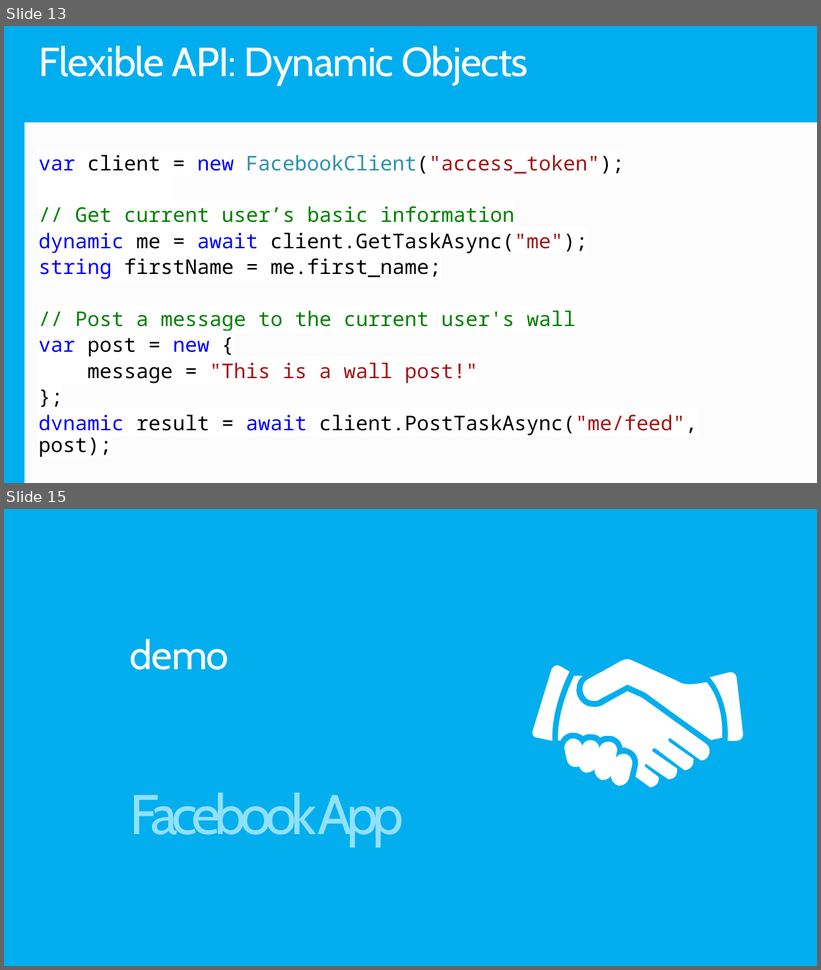
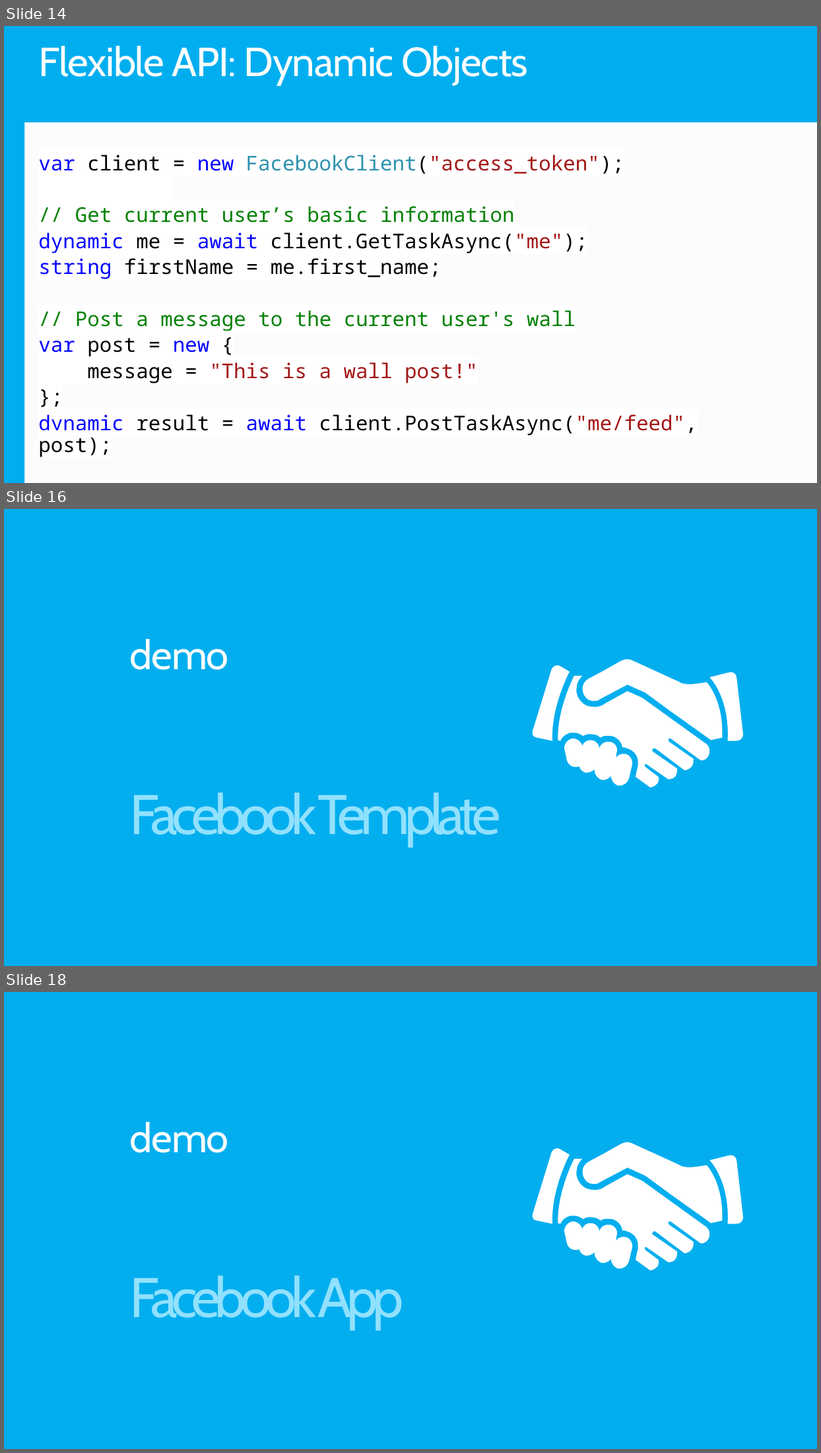
Before and after one commit to Microsoft-Web/PRESENTATION-BuildingSocialWebApps, a slide deck: BuildingSocialWebApps.pptx. Shown one above the other, each under a label of ours: slides 13 and 15 before the commit, slides 14, 16 and 18 after it; the slides between them are not shown. The pictures are 821x970 and 821x1453 pixels, drawn with LibreOffice and Linux fonts; fonts in the diff are those of the drawing. Boxes give left, top, right and bottom in pixels: in the first picture for what was removed or moved away, otherwise in the second. Text is boxed around its words. In the diff, an @@ line names an element or a change of style, - is before the commit and + after.

```diff
--- a/BuildingSocialWebApps.pptx
+++ b/BuildingSocialWebApps.pptx
@@ slide 16 added at box(4, 509, 817, 966), background #00AEEF; not listed: 5 template elements that a slide beside it also shows @@
@@ title added at box(130, 639, 229, 670), 48 pt, text #FFFFFF at 98% opacity @@
+demo
@@ text added at box(130, 793, 501, 847), 66 pt, text #93E2FF @@
+Facebook Template
@@ what was slide 13 is now slide 14 @@
@@ what was slide 15 is now slide 18 @@
```
Also in this commit, not shown: 4 slides changed, 3 other slides added, 1 slide removed.
